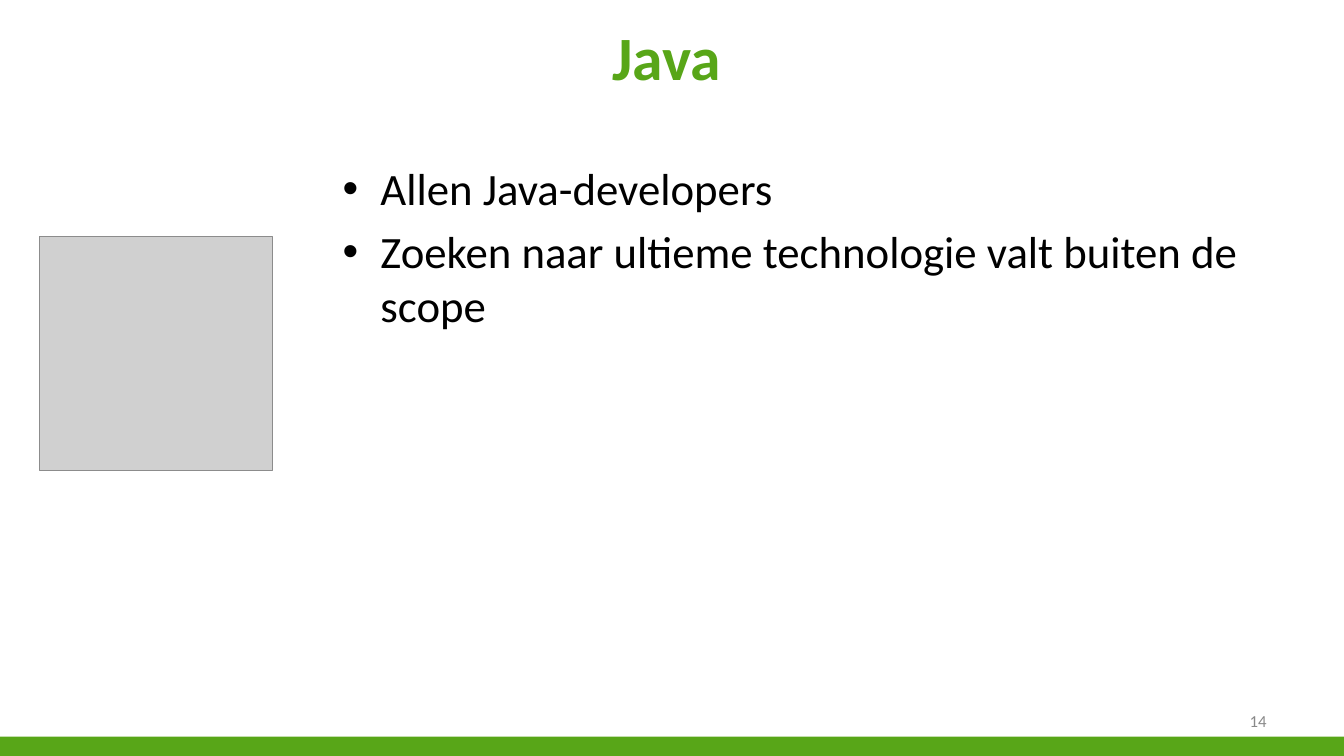
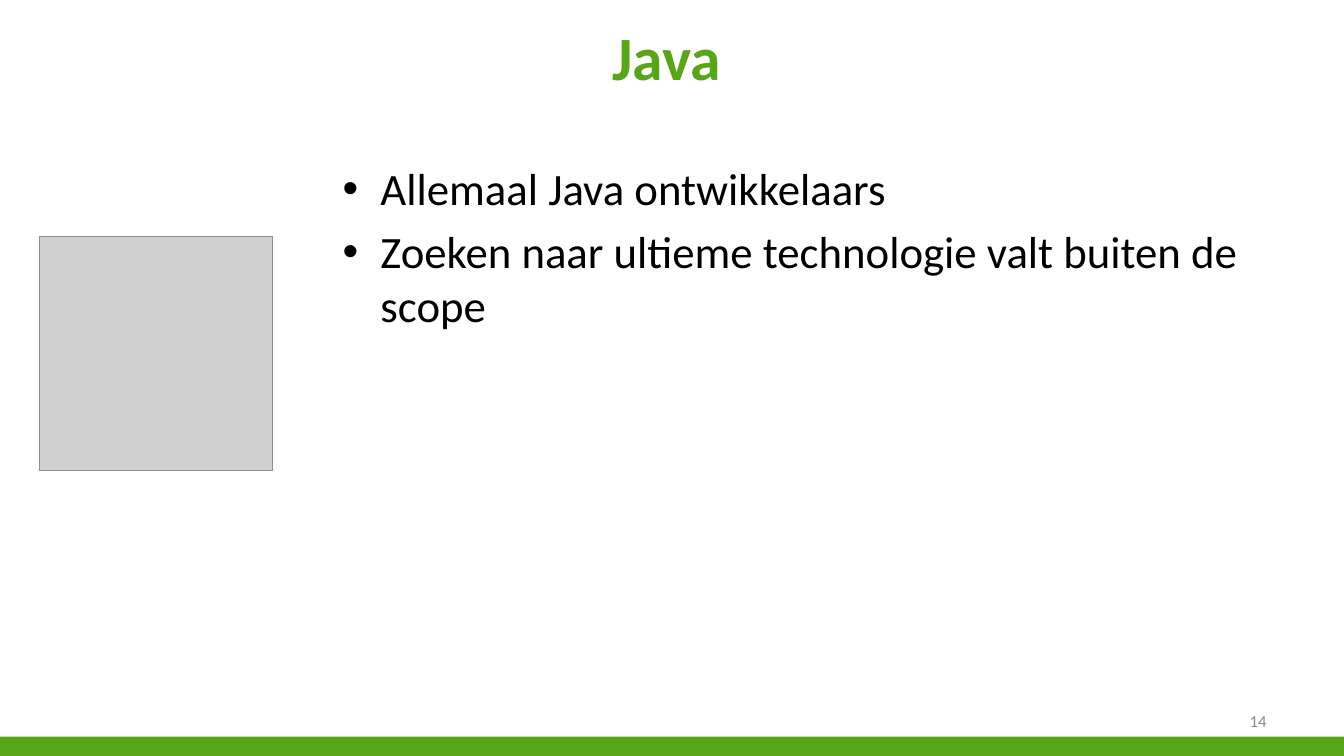
Before and after one commit to niekvandael/iTalent, a slide deck: slide 14 of italent/documents/Presentatie/Presentatie.pptx. Drawn at 1344x756 pixels with LibreOffice and Linux fonts; fonts in the diff are those of the drawing; grey boxes stand for pictures; background and template pictures are left out. Boxes give left, top, right and bottom in pixels: in the first picture for what was removed or moved away, otherwise in the second. Text is boxed around its words. In the diff, an @@ line names an element or a change of style, - is before the commit and + after.

```diff
--- a/italent/documents/Presentatie/Presentatie.pptx
+++ b/italent/documents/Presentatie/Presentatie.pptx
@@ text at [380,174,885,206]: text changed @@
-• Allen Java-developers
+• Allemaal Java ontwikkelaars
```
Also in this commit, not shown: 6 other slides changed, 2 slides added, 9 slides removed, 2 other files.
